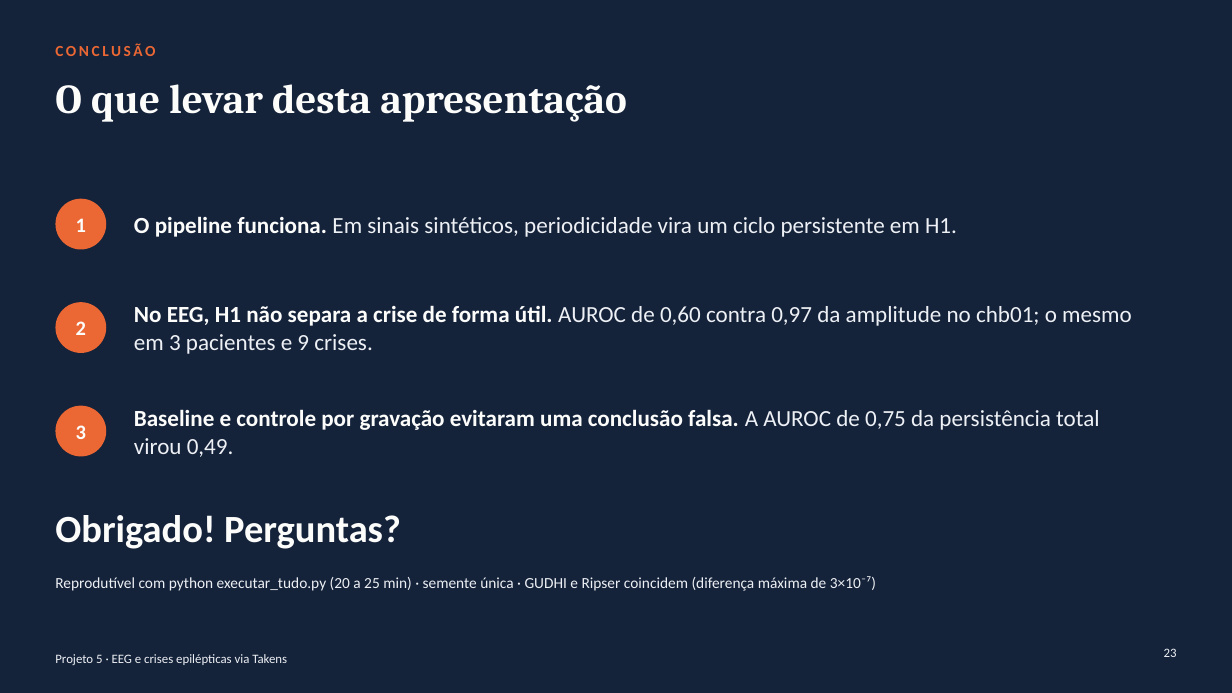
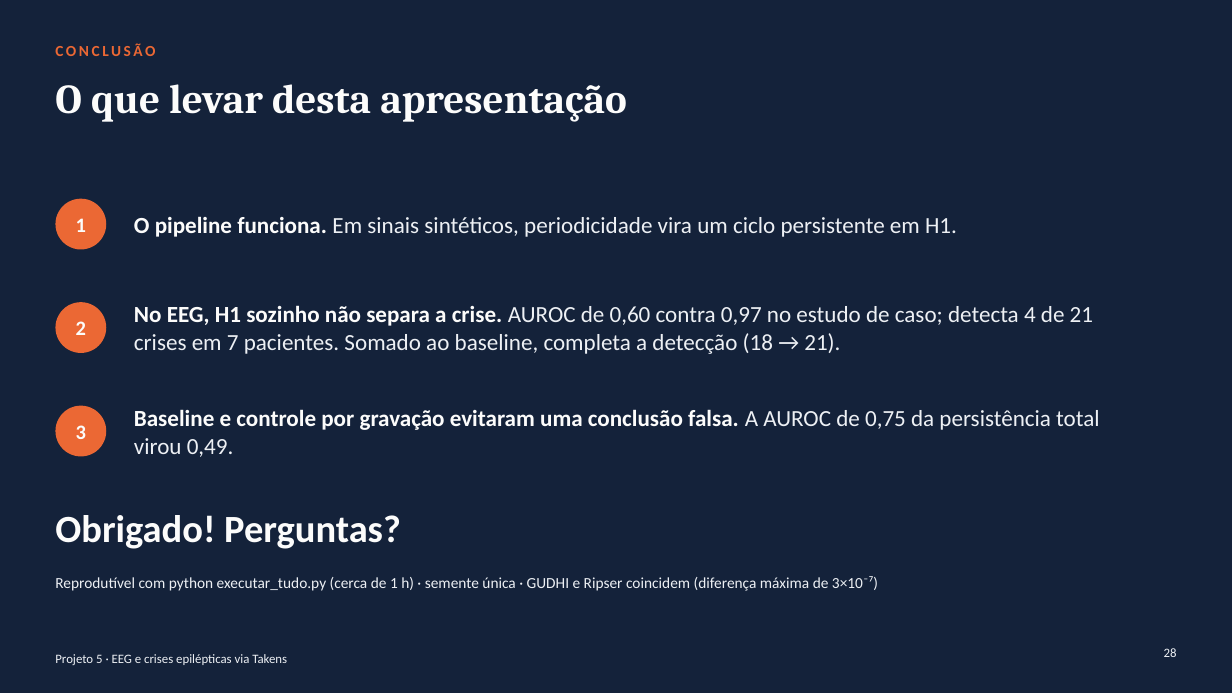
Before and after one commit to emiliodl/trab_final_atd, a slide deck: slide 28 of apresentacao_projeto5_tda.pptx (slide 23 before the commit). Drawn at 1232x693 pixels with LibreOffice and Linux fonts; fonts in the diff are those of the drawing. Boxes give left, top, right and bottom in pixels: in the first picture for what was removed or moved away, otherwise in the second. Text is boxed around its words. In the diff, an @@ line names an element or a change of style, - is before the commit and + after.

```diff
--- a/apresentacao_projeto5_tda.pptx
+++ b/apresentacao_projeto5_tda.pptx
@@ text at <box>134,305,1093,354</box>: text changed @@
-No EEG, H1 não separa a crise de forma útil. AUROC de 0,60 contra 0,97 da amplitude no chb01; o mesmo em 3 pacientes e 9 crises.
+No EEG, H1 sozinho não separa a crise. AUROC de 0,60 contra 0,97 no estudo de caso; detecta 4 de 21 crises em 7 pacientes. Somado ao baseline, completa a detecção (18 → 21).
@@ text at <box>55,576,878,591</box>: text changed @@
-Reprodutível com python executar_tudo.py (20 a 25 min) · semente única · GUDHI e Ripser coincidem (diferença máxima de 3×10⁻⁷)
+Reprodutível com python executar_tudo.py (cerca de 1 h) · semente única · GUDHI e Ripser coincidem (diferença máxima de 3×10⁻⁷)
@@ page number at <box>1164,648,1177,657</box>: text changed @@
-23
+28
```
Also in this commit, not shown: 4 other slides changed, 6 slides added, 1 slide removed, 58 other files.
